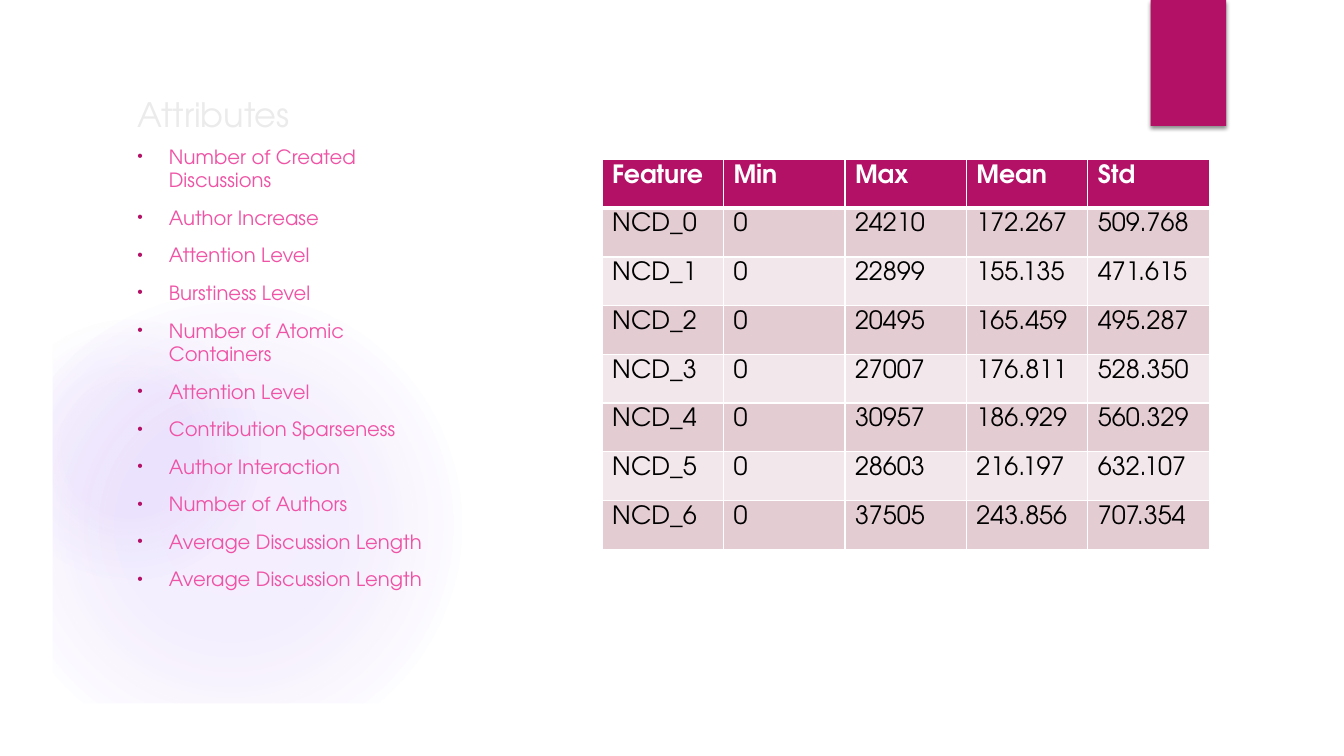
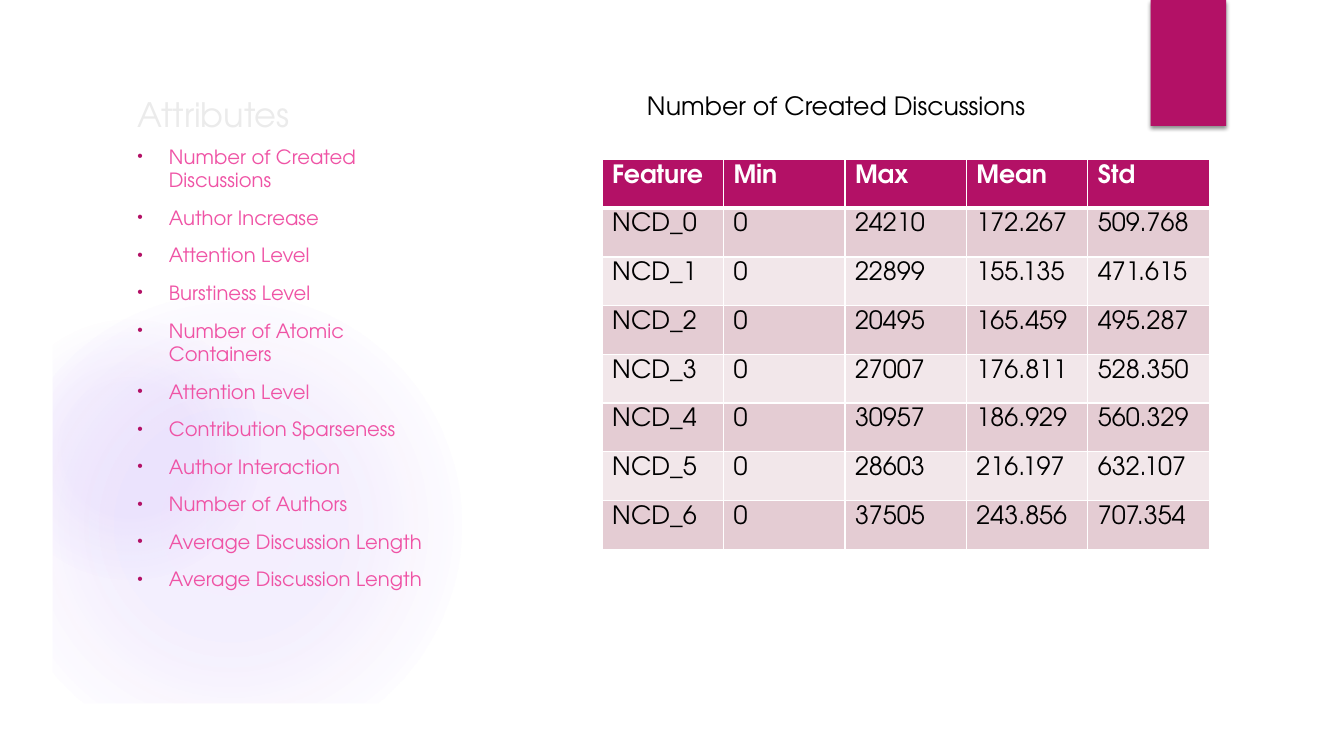
Before and after one commit to Austhyma/DataMining_Project, a slide deck: slide 4 of FinalPresentation.pptx. Drawn at 1344x756 pixels with LibreOffice and Linux fonts; fonts in the diff are those of the drawing; background and template pictures are left out. Boxes give left, top, right and bottom in pixels: in the first picture for what was removed or moved away, otherwise in the second. Text is boxed around its words. In the diff, an @@ line names an element or a change of style, - is before the commit and + after.

```diff
--- a/FinalPresentation.pptx
+++ b/FinalPresentation.pptx
@@ text added at (647, 96, 1025, 116), 18 pt, text #000000 @@
+Number of Created Discussions
```
Also in this commit, not shown: 3 other slides changed, 1 slide removed.
